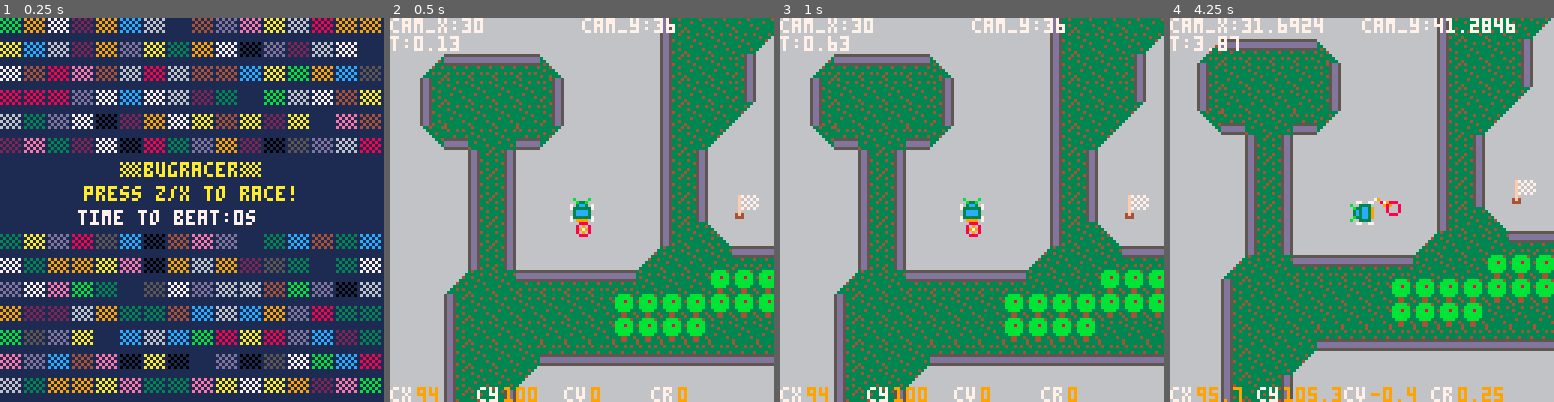
Above: before the commit, frames 1-4 (left to right).
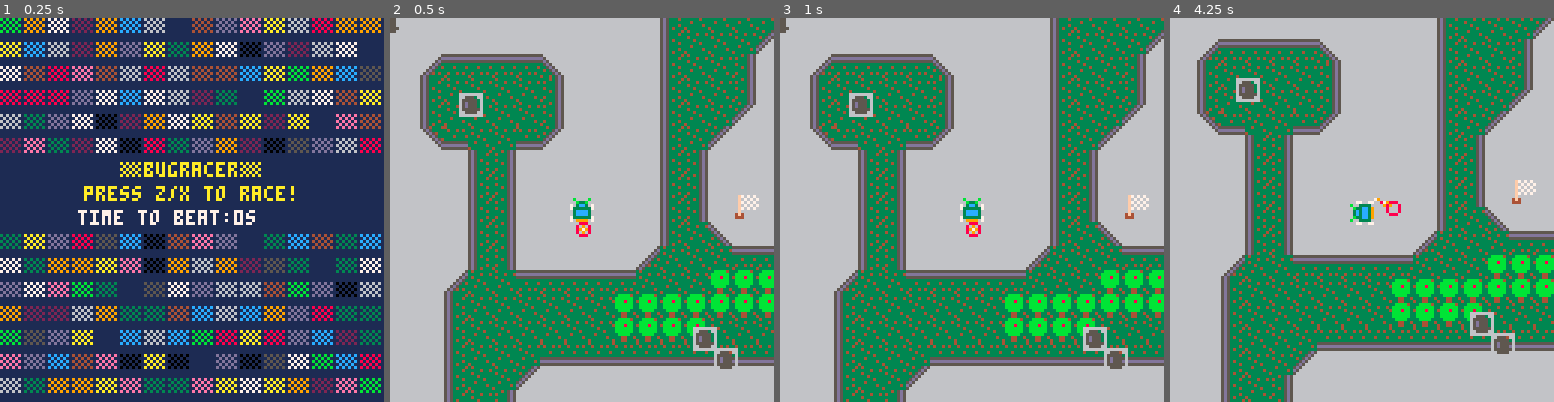
Above: after the commit, the same moments.

Repository: michaelchadwick/game-off-2016
Game: PICO-8 cartridge bugracer.p8
Same seed, same stepped clock (60 frames per second), same inputs: the game is played once before the commit and once after it.
Inputs:
- Up to frame 1 (0.25 s): no input
- Up to frame 2 (0.5 s): tap X (X key) at 0.33 s
- Up to frame 3 (1 s): tap O (Z key) at 0.7 s
- Up to frame 4 (4.25 s): tap X (X key) at 1.07, 1.85, 2.97, 4.08 s; hold Right 1.6-2.1 s; tap O (Z key) every 0.4 s from 1.7 to 4.1 s; hold Up 2.15-2.42 s; hold Right 2.47-3.03 s; hold Left 3.08-3.58 s; hold Down 3.63-3.97 s; hold Right from 4.02 s (still down)

Frame 1 is identical in both runs. In frame 2, 9.6% of the frame differs, in the area x 0-100%, y 0-100%; in frame 3, 9.7%; in frame 4, 11%.

Commit message:
added oils, but distribution is bad and collision non-functioning

Diff:
--- a/bugracer.p8
+++ b/bugracer.p8
@@ -6,6 +6,7 @@
 
 --sprites
 sp_flag=68
+sp_oil=69
 
 --colors
 clr_bg=3
@@ -90,20 +91,30 @@
  local tx=self.x-self.spd*sin(-self.rot)
  local ty=self.y-self.spd*cos(-self.rot)
 
- --check spr at x car is going
+ --check where car.x is going
+ --and adjust accordingly
  local id=mget(
   flr(tx/self.size),
   flr(self.y/self.size))
- local hit=fget(id,0)
- if hit then self.spd*=-1.5
+ local hit_wall=fget(id,0)
+ local hit_oil=fget(id,1)
+ if hit_wall then
+  self.spd*=-1.5
+ elseif hit_oil then
+  self.spd*=-0.5
  else self.x=tx end
 
- --check spr at y car is going
+ --check where car.y is going
+ --and adjust accordingly
  id=mget(
   flr(self.x/self.size),
   flr(ty/self.size))
- hit=fget(id,0)
- if hit then self.spd*=-1.5
+ hit_wall=fget(id,0)
+ hit_oil=fget(id,1)
+ if hit_wall then
+  self.spd*=-1.5
+ elseif hit_oil then
+  self.spd*=-0.5
  else self.y=ty end
 
  --end flag
@@ -156,6 +167,9 @@
  cam_x=0
  cam_y=0
  exhausts={}
+ oils={}
+
+ make_oils()
 
  flag={sp=sp_flag,x=145,y=95}
  flag.box={
@@ -173,6 +187,36 @@
  add(cars,car)
 end
 
+function valid_oil_coords()
+ local sz=8
+ local x=flr(rnd(wall_r))
+ local y=x+sz
+
+ if x    > wall_l    and
+    x-sz > wall_l    and
+    x    < wall_r    and
+    x+sz < wall_r    and
+    y    > wall_t    and
+    y-sz > wall_t    and
+    y    < wall_b    and
+    y+sz < wall_b    and
+    not fget(x,0)    and
+    not fget(x+sz,0) and
+    not fget(y,0)    and
+    not fget(y+sz,0) then
+  return {x=x,y=y}
+ else
+  valid_oil_coords()
+ end
+end
+
+function make_oils()
+ oil_count=flr(rnd(10))+5
+ for i=1,oil_count do
+  add(oils,valid_oil_coords())
+ end
+end
+
 function make_exhaust(x,y)
  add(exhausts,{x=x,y=y,t=0})
 end
@@ -181,9 +225,7 @@
  local sz=c.size
  local rt=abs(c.rot)
  local d=1
- if c.rot<0 then
-  d=-1
- end
+ if c.rot<0 then d=-1 end
 
  if rt>0 and
     rt<=0.25 then
@@ -292,13 +334,6 @@
   camera(cam_x,cam_y)
   draw_bg()
 
-  --car
-  for _,car in pairs(cars) do
-   car:update()
-   car:draw()
-   car:camera()
-  end
-
   --exhausts
 	 for ex in all(exhausts) do
 	  circ(ex.x,ex.y,
@@ -310,7 +345,19 @@
   --flag
   spr(flag.sp,flag.x,flag.y)
 
-  show_stats(cars[1])
+  --oils
+  for ol in all(oils) do
+   spr(sp_oil,ol.x,ol.y)
+  end
+
+  --car
+  for _,car in pairs(cars) do
+   car:update()
+   car:draw()
+   car:camera()
+  end
+
+  --show_stats(cars[1])
  elseif game_state==state_dead then
   game_over()
  end
@@ -539,39 +586,39 @@
 
 
 __gff__
-0000010000000000000000000000000000000000000000000000000000000000000000000000000000000000000000000000000000000000000000000000000000030900000000000000000000000000010511010100000000000000000000000000000101000000000000000000000000000000000000000000000000000000
+0000010000000000000000000000000000000000000000000000000000000000000000000000000000000000000000000000000000000000000000000000000001050900000200000000000000000000011121010100000000000000000000000000000101000000000000000000000000000000000000000000000000000000
 0000000000000000000000000000000000000000000000000000000000000000000000000000000000000000000000000000000000000000000000000000000000000000000000000000000000000000000000000000000000000000000000000000000000000000000000000000000000000000000000000000000000000000
 __map__
 4040535353535353535353535353404040404040404040404040404040404040404040404040404040404040404040400000000000000000000000000000000000000000000000000000000000000000000000000000000000000000000000000000000000000000000000000000000000000000000000000000000000000000
 4041434343434343434343434343424040505050404040404040404040404040505050505050505050505040404040400000000000000000000000000000000000000000000000000000000000000000000000000000000000000000000000000000000000000000000000000000000000000000000000000000000000000000
 6443434343434343434343434343436350505040404040404040404040404040505050505050505050505040404040400000000000000000000000000000000000000000000000000000000000000000000000000000000000000000000000000000000000000000000000000000000000000000000000000000000000000000
-6443434343434343434343434343436340504040404040404040404040405353535353535353535353535340404040400000000000000000000000000000000000000000000000000000000000000000000000000000000000000000000000000000000000000000000000000000000000000000000000000000000000000000
+6443434343434343434343434343436340504040404040404040404040405353535353535353535353535353534040400000000000000000000000000000000000000000000000000000000000000000000000000000000000000000000000000000000000000000000000000000000000000000000000000000000000000000
 6443434343434343434343434343436340404040535353535353535353414343434343434343434343434343434240400000000000000000000000000000000000000000000000000000000000000000000000000000000000000000000000000000000000000000000000000000000000000000000000000000000000000000
 6443434343434343434343434343436340404041434343434343434343434343434343434343434343434343434342400000000000000000000000000000000000000000000000000000000000000000000000000000000000000000000000000000000000000000000000000000000000000000000000000000000000000000
-6443434343525454545451434343436340406443434343434343434343434343434343434343434343434343434343400000000000000000000000000000000000000000000000000000000000000000000000000000000000000000000000000000000000000000000000000000000000000000000000000000000000000000
-6443434343634040404064434343436340406443434343434343434343434343525454545454544040405143434343400000000000000000000000000000000000000000000000000000000000000000000000000000000000000000000000000000000000000000000000000000000000000000000000000000000000000000
-6443434343634040404064434343436340404143434352545454545454545454404053535353404050506443434343400000000000000000000000000000000000000000000000000000000000000000000000000000000000000000000000000000000000000000000000000000000000000000000000000000000000000000
-6443434343425340405341434343436340414343434363404040404040404040404143434343424050506443434343400000000000000000000000000000000000000000000000000000000000000000000000000000000000000000000000000000000000000000000000000000000000000000000000000000000000000000
-6443434343434363644343434343436364434343434342535353404040404143434343434343434240406443434343400000000000000000000000000000000000000000000000000000000000000000000000000000000000000000000000000000000000000000000000000000000000000000000000000000000000000000
-6443434343434363644343434343436364434343434343434343425341434343434352545143434363406443434343400000000000000000000000000000000000000000000000000000000000000000000000000000000000000000000000000000000000000000000000000000000000000000000000000000000000000000
-6443434343434363644343434343436364434343434343434343434343434352545440404043434363406443434343400000000000000000000000000000000000000000000000000000000000000000000000000000000000000000000000000000000000000000000000000000000000000000000000000000000000000000
-6443434343434363644343434343436340514343435254545454514343525440404040404051434363406443434343400000000000000000000000000000000000000000000000000000000000000000000000000000000000000000000000000000000000000000000000000000000000000000000000000000000000000000
-4051434343434363644343434343524040405454544040404040404054404040405040504040434340404051434343400000000000000000000000000000000000000000000000000000000000000000000000000000000000000000000000000000000000000000000000000000000000000000000000000000000000000000
-4040514343435240405454545454404040505050505050504040404040404040505050504040434340404040434343400000000000000000000000000000000000000000000000000000000000000000000000000000000000000000000000000000000000000000000000000000000000000000000000000000000000000000
-4040644343436340404040404050505050505050505050504040404040404040404040404040434340404040434343400000000000000000000000000000000000000000000000000000000000000000000000000000000000000000000000000000000000000000000000000000000000000000000000000000000000000000
-4040644343436340404040404050505050404040404040404040404040404040404040404041434340404040434343400000000000000000000000000000000000000000000000000000000000000000000000000000000000000000000000000000000000000000000000000000000000000000000000000000000000000000
-4040644343436340404053535353535353535353534143434343434343434343434343434343434340404040434343400000000000000000000000000000000000000000000000000000000000000000000000000000000000000000000000000000000000000000000000000000000000000000000000000000000000000000
-4040644343436340404143434343434343434343434343434343434343434343434343434343435240404041434343400000000000000000000000000000000000000000000000000000000000000000000000000000000000000000000000000000000000000000000000000000000000000000000000000000000000000000
-4040644343436340644343434343434343434343434352545454545454545454545454545454544040414343434343400000000000000000000000000000000000000000000000000000000000000000000000000000000000000000000000000000000000000000000000000000000000000000000000000000000000000000
-4040644343436340644343434343434343434343435240404050505050404040404040404040404040434343434343400000000000000000000000000000000000000000000000000000000000000000000000000000000000000000000000000000000000000000000000000000000000000000000000000000000000000000
-4040644343436340644343434343434343434343434040405050505040404040404040404040404040434343434343400000000000000000000000000000000000000000000000000000000000000000000000000000000000000000000000000000000000000000000000000000000000000000000000000000000000000000
-4040644343436340644343435254545454514343434240404040404040404040404040404040404041434343434343400000000000000000000000000000000000000000000000000000000000000000000000000000000000000000000000000000000000000000000000000000000000000000000000000000000000000000
-4040644343436340644343436340404040405143434343434343434343434343424041434343434343434343434343400000000000000000000000000000000000000000000000000000000000000000000000000000000000000000000000000000000000000000000000000000000000000000000000000000000000000000
-4040644343436340644343436340404040404051434343434343434343434343434343434343434343434343434343400000000000000000000000000000000000000000000000000000000000000000000000000000000000000000000000000000000000000000000000000000000000000000000000000000000000000000
-4040644343436340644343436340404040404064434343434343434343434343434343434343434343434343434343400000000000000000000000000000000000000000000000000000000000000000000000000000000000000000000000000000000000000000000000000000000000000000000000000000000000000000
-4040644343434240414343436340404040404040514343434343434343434343434343434343434343434343434343400000000000000000000000000000000000000000000000000000000000000000000000000000000000000000000000000000000000000000000000000000000000000000000000000000000000000000
-4040644343434343434343436340404040404040405454545451434343434343524051434343434343434343434352400000000000000000000000000000000000000000000000000000000000000000000000000000000000000000000000000000000000000000000000000000000000000000000000000000000000000000
-4040644343434343434343436340404040404040404040404040545454545454404040404040404040404040404040400000000000000000000000000000000000000000000000000000000000000000000000000000000000000000000000000000000000000000000000000000000000000000000000000000000000000000
+6443434343525454545451434343436340406443434343434343434343434343434343434343434343434343434343630000000000000000000000000000000000000000000000000000000000000000000000000000000000000000000000000000000000000000000000000000000000000000000000000000000000000000
+6443434343634040404064434343436340406443434343434343434343434343525454545454545454545143434343630000000000000000000000000000000000000000000000000000000000000000000000000000000000000000000000000000000000000000000000000000000000000000000000000000000000000000
+6443434343634040404064434343436340404143434352545454545454545454404053535353404050506443434343630000000000000000000000000000000000000000000000000000000000000000000000000000000000000000000000000000000000000000000000000000000000000000000000000000000000000000
+6443434343425340405341434343436340414343434363404040404040404040404143434343424050506443434343630000000000000000000000000000000000000000000000000000000000000000000000000000000000000000000000000000000000000000000000000000000000000000000000000000000000000000
+6443434343434363644343434343436364434343434342535353404040534143434343434343434240406443434343630000000000000000000000000000000000000000000000000000000000000000000000000000000000000000000000000000000000000000000000000000000000000000000000000000000000000000
+6443434343434363644343434343436364434343434343434343425341434343434352545143434363406443434343630000000000000000000000000000000000000000000000000000000000000000000000000000000000000000000000000000000000000000000000000000000000000000000000000000000000000000
+6443434343434363644343434343436364434343434343434343434343434352545440406443434363406443434343630000000000000000000000000000000000000000000000000000000000000000000000000000000000000000000000000000000000000000000000000000000000000000000000000000000000000000
+6443434343434363644343434343436340514343435254545454514343525440404040404051434363406443434343630000000000000000000000000000000000000000000000000000000000000000000000000000000000000000000000000000000000000000000000000000000000000000000000000000000000000000
+4051434343434363644343434343524040405454544040404040405454404040405040504064434363404051434343630000000000000000000000000000000000000000000000000000000000000000000000000000000000000000000000000000000000000000000000000000000000000000000000000000000000000000
+4040514343435240405454545454404040505050505050504040404040404040505050504064434363404064434343630000000000000000000000000000000000000000000000000000000000000000000000000000000000000000000000000000000000000000000000000000000000000000000000000000000000000000
+4040644343436340404040404050505050505050505050504040404040404040404040404064434363404064434343630000000000000000000000000000000000000000000000000000000000000000000000000000000000000000000000000000000000000000000000000000000000000000000000000000000000000000
+4040644343436340404040404050505050404040404053535353535353535353535353535341434363404064434343630000000000000000000000000000000000000000000000000000000000000000000000000000000000000000000000000000000000000000000000000000000000000000000000000000000000000000
+4040644343436340404053535353535353535353534143434343434343434343434343434343434363404064434343630000000000000000000000000000000000000000000000000000000000000000000000000000000000000000000000000000000000000000000000000000000000000000000000000000000000000000
+4040644343436340404143434343434343434343434343434343434343434343434343434343435240405341434343630000000000000000000000000000000000000000000000000000000000000000000000000000000000000000000000000000000000000000000000000000000000000000000000000000000000000000
+4040644343436340644343434343434343434343434352545454545454545454545454545454544040414343434343630000000000000000000000000000000000000000000000000000000000000000000000000000000000000000000000000000000000000000000000000000000000000000000000000000000000000000
+4040644343436340644343434343434343434343435240404050505050404040404040404040404064434343434343630000000000000000000000000000000000000000000000000000000000000000000000000000000000000000000000000000000000000000000000000000000000000000000000000000000000000000
+4040644343436340644343434343434343434343436340405050505040404040404040404040404064434343434343630000000000000000000000000000000000000000000000000000000000000000000000000000000000000000000000000000000000000000000000000000000000000000000000000000000000000000
+4040644343436340644343435254545454514343434253535353535353535353404040535353535341434343434343630000000000000000000000000000000000000000000000000000000000000000000000000000000000000000000000000000000000000000000000000000000000000000000000000000000000000000
+4040644343436340644343436340404040405143434343434343434343434343425341434343434343434343434343630000000000000000000000000000000000000000000000000000000000000000000000000000000000000000000000000000000000000000000000000000000000000000000000000000000000000000
+4040644343436340644343436340404040404051434343434343434343434343434343434343434343434343434343630000000000000000000000000000000000000000000000000000000000000000000000000000000000000000000000000000000000000000000000000000000000000000000000000000000000000000
+4040644343436340644343436340404040404064434343434343434343434343434343434343434343434343434343630000000000000000000000000000000000000000000000000000000000000000000000000000000000000000000000000000000000000000000000000000000000000000000000000000000000000000
+4040644343434253414343436340404040404040514343434343434343434343434343434343434343434343434343630000000000000000000000000000000000000000000000000000000000000000000000000000000000000000000000000000000000000000000000000000000000000000000000000000000000000000
+4040644343434343434343436340404040404040405454545451434343434343525451434343434343434343434352400000000000000000000000000000000000000000000000000000000000000000000000000000000000000000000000000000000000000000000000000000000000000000000000000000000000000000
+4040644343434343434343436340404040404040404040404040545454545454404040545454545454545454545440400000000000000000000000000000000000000000000000000000000000000000000000000000000000000000000000000000000000000000000000000000000000000000000000000000000000000000
 4040405143434343434343524040404040404040404040404040404040404040404040404040404040404040404040400000000000000000000000000000000000000000000000000000000000000000000000000000000000000000000000000000000000000000000000000000000000000000000000000000000000000000
 4040404054545454545454404040404040404040404040404040404040404040404040404040404040404040404040400000000000000000000000000000000000000000000000000000000000000000000000000000000000000000000000000000000000000000000000000000000000000000000000000000000000000000
 
Not shown, changed: 24 lines of the sprite sheet (__gfx__) section of bugracer.p8
